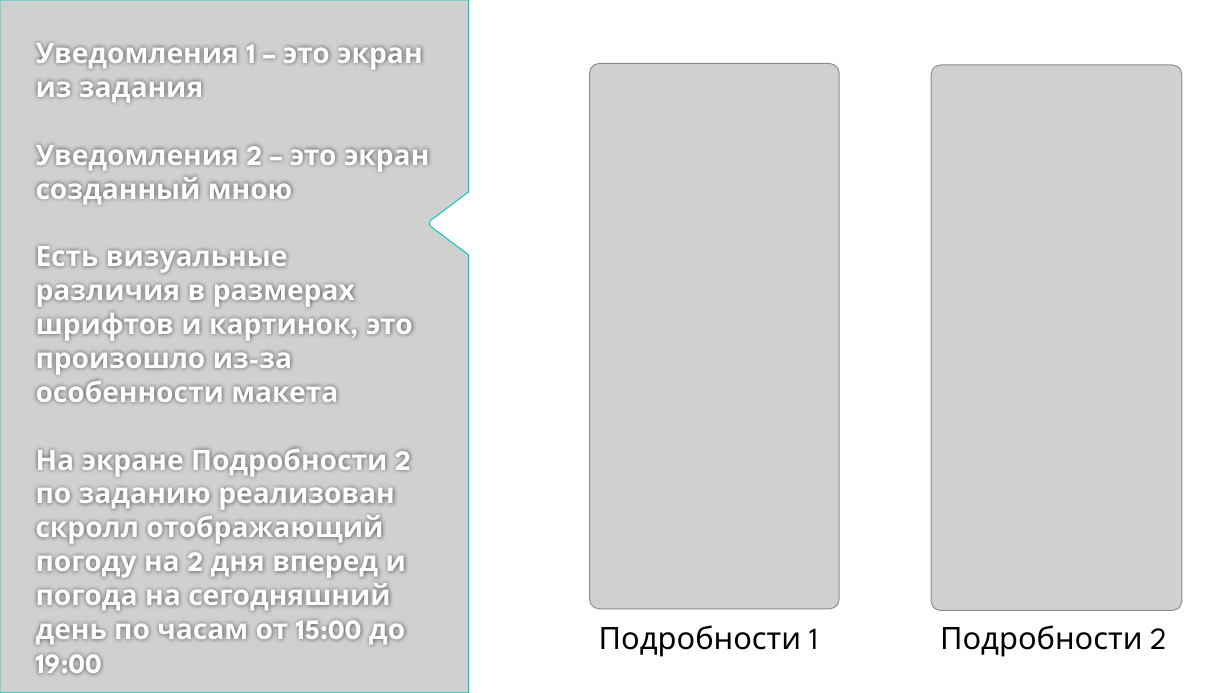
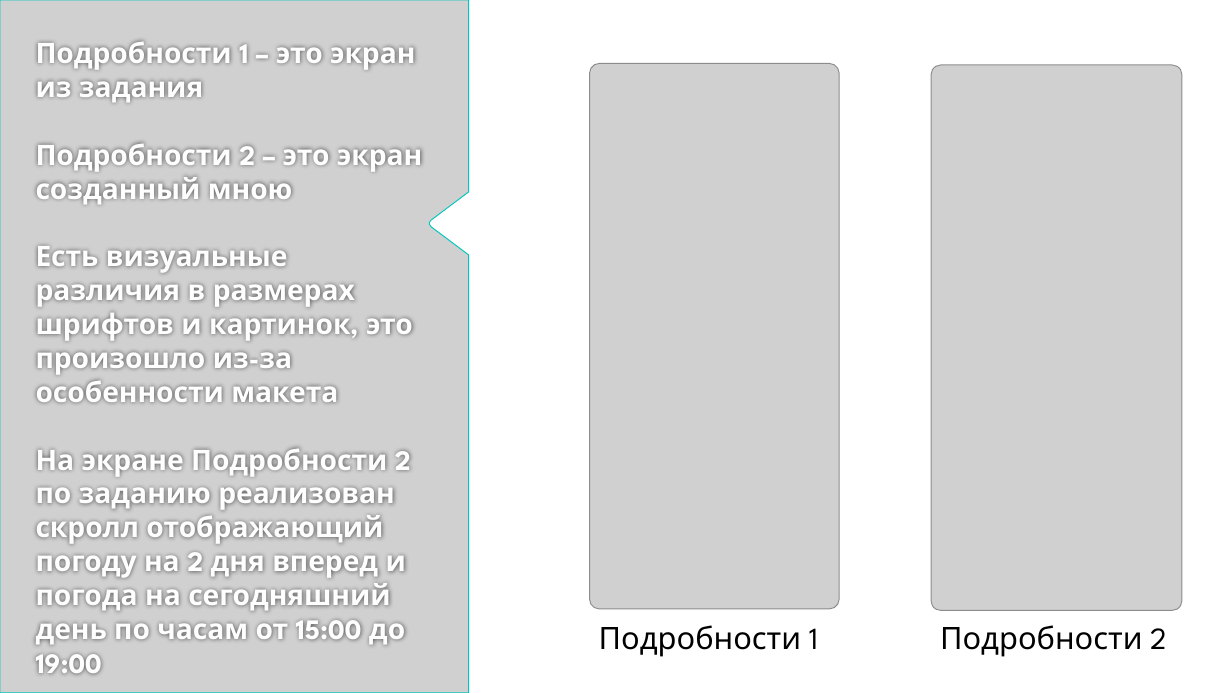
Before and after one commit to SobkoSofiya/Acu, a slide deck: slide 8 of Приложение "AccuWeather".pptx. Drawn at 1232x693 pixels with LibreOffice and Linux fonts; fonts in the diff are those of the drawing; grey boxes stand for pictures; background and template pictures are left out. Boxes give left, top, right and bottom in pixels: in the first picture for what was removed or moved away, otherwise in the second. Text is boxed around its words. In the diff, an @@ line names an element or a change of style, - is before the commit and + after.

Commit message:
Change

```diff
--- a/Приложение "AccuWeather".pptx
+++ b/Приложение "AccuWeather".pptx
@@ title at (36, 41, 422, 674): text changed @@
-Уведомления 1 – это экран из задания
-Уведомления 2 – это экран созданный мною
-Есть визуальные различия в размерах шрифтов и картинок, это произошло из-за особенности макета
-На экране Подробности 2 по заданию реализован скролл отображающий погоду на 2 дня вперед и погода на сегодняшний день по часам от 15:00 до 19:00
+Подробности 1 – это экран из задания
+Подробности 2 – это экран созданный мною
+Есть визуальные различия в размерах шрифтов и картинок, это произошло из-за особенности макета
+На экране Подробности 2 по заданию реализован скролл отображающий погоду на 2 дня вперед и погода на сегодняшний день по часам от 15:00 до 19:00
```
Also in this commit, not shown: 1 other slide changed.
